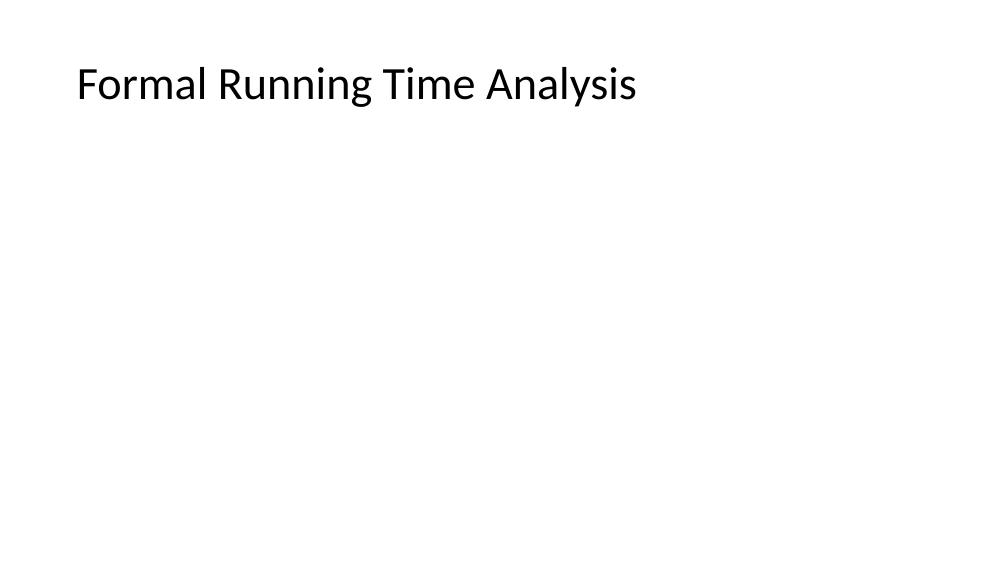
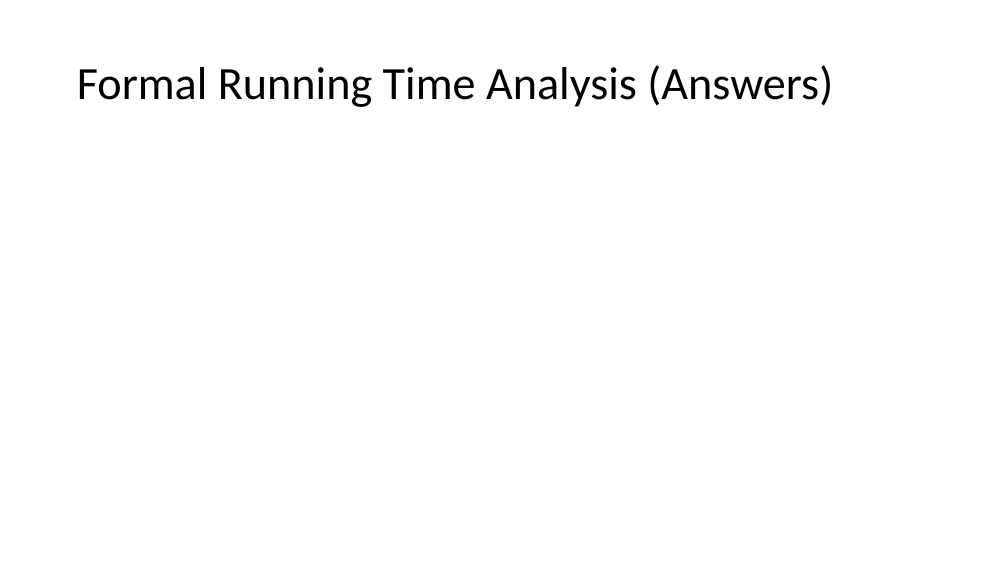
Before and after one commit to natebrunelle/cse332, a slide deck: slide 23 of markdown/files/slides/lecture10_hashtables.pptx. Drawn at 1008x567 pixels with LibreOffice and Linux fonts; fonts in the diff are those of the drawing; grey boxes stand for pictures. Boxes give left, top, right and bottom in pixels: in the first picture for what was removed or moved away, otherwise in the second. Text is boxed around its words. In the diff, an @@ line names an element or a change of style, - is before the commit and + after.

```diff
--- a/markdown/files/slides/lecture10_hashtables.pptx
+++ b/markdown/files/slides/lecture10_hashtables.pptx
@@ title at [77, 65, 833, 107]: text changed @@
-Formal Running Time Analysis
+Formal Running Time Analysis (Answers)
```
Also in this commit, not shown: 9 other slides changed, 8 slides removed, 4 other files.
